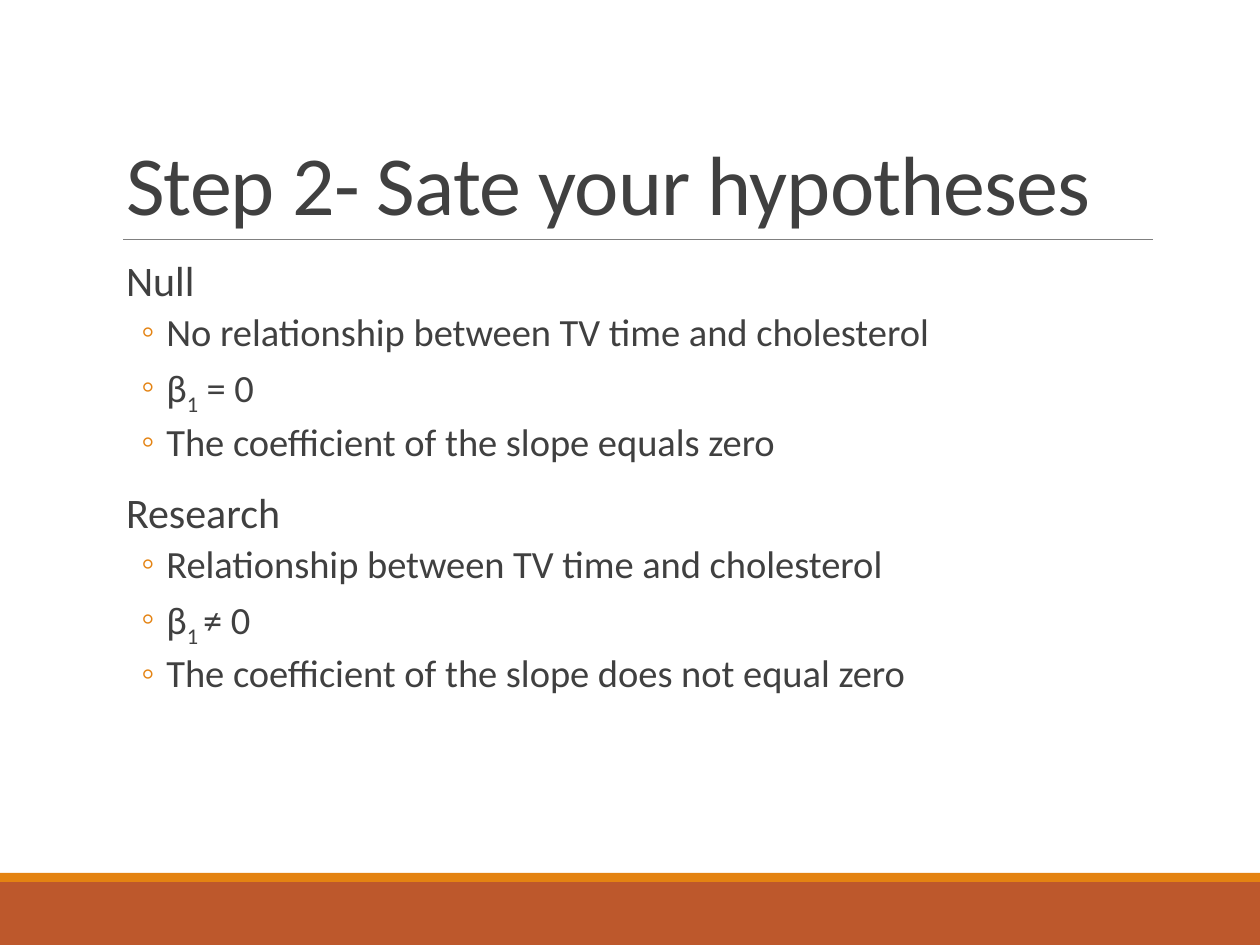
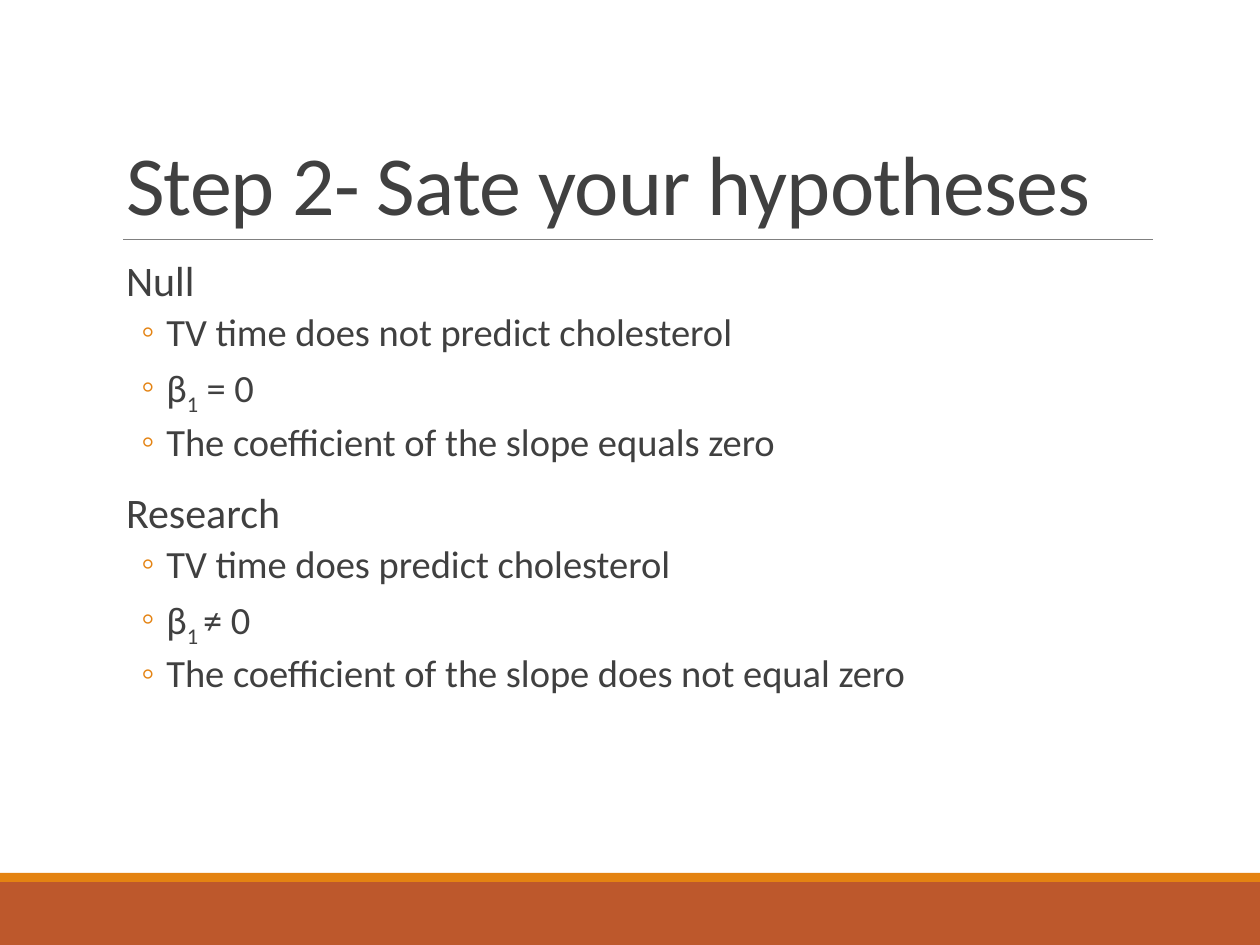
Before and after one commit to doomlab/PSY-200, a slide deck: slide 18 of Fall2018 Lecture Notes/Chapter 16 Lecture.pptx. Drawn at 1260x945 pixels with LibreOffice and Linux fonts; fonts in the diff are those of the drawing. Boxes give left, top, right and bottom in pixels: in the first picture for what was removed or moved away, otherwise in the second. Text is boxed around its words. In the diff, an @@ line names an element or a change of style, - is before the commit and + after.

```diff
--- a/Fall2018 Lecture Notes/Chapter 16 Lecture.pptx
+++ b/Fall2018 Lecture Notes/Chapter 16 Lecture.pptx
@@ text at <box>166,319,732,352</box>: text changed @@
-  ◦ No relationship between TV time and cholesterol
+  ◦ TV time does not predict cholesterol
@@ text at <box>166,551,671,584</box>: text changed @@
-  ◦ Relationship between TV time and cholesterol
+  ◦ TV time does predict cholesterol
```
Also in this commit, not shown: 1 other slide changed.
